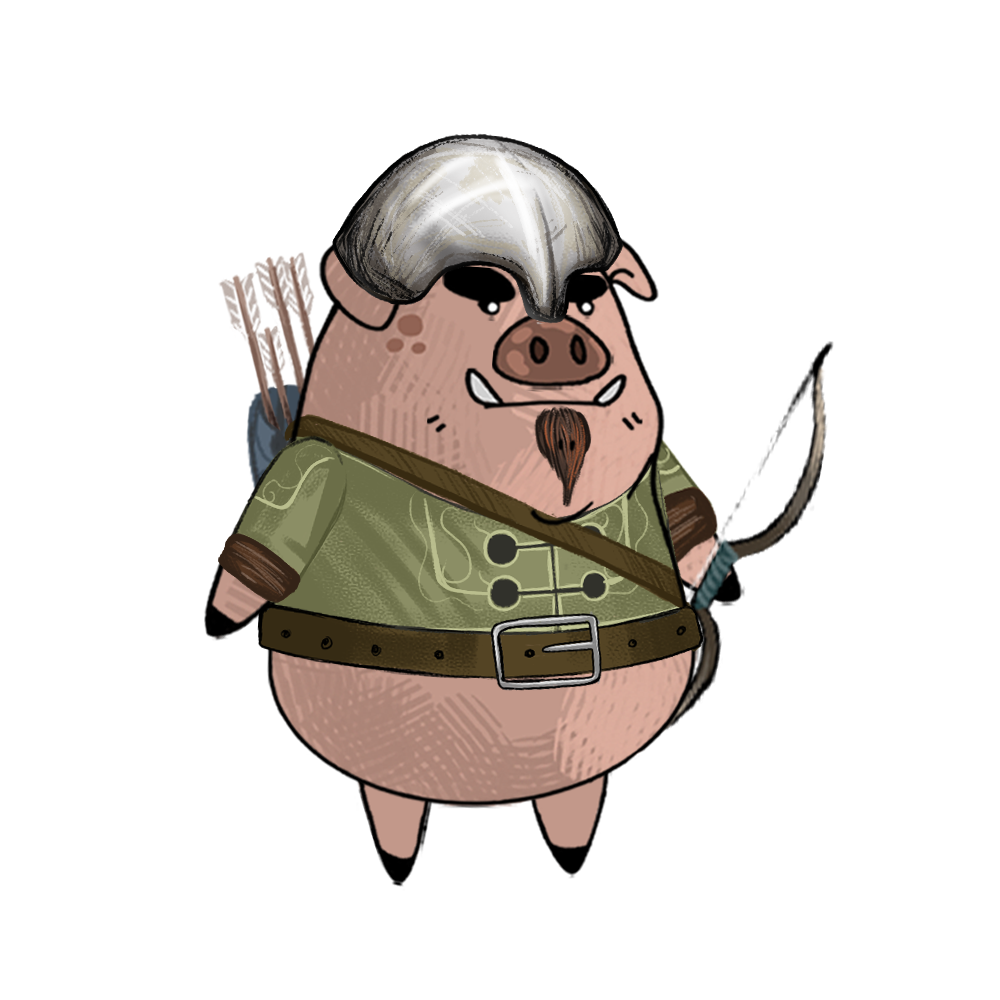
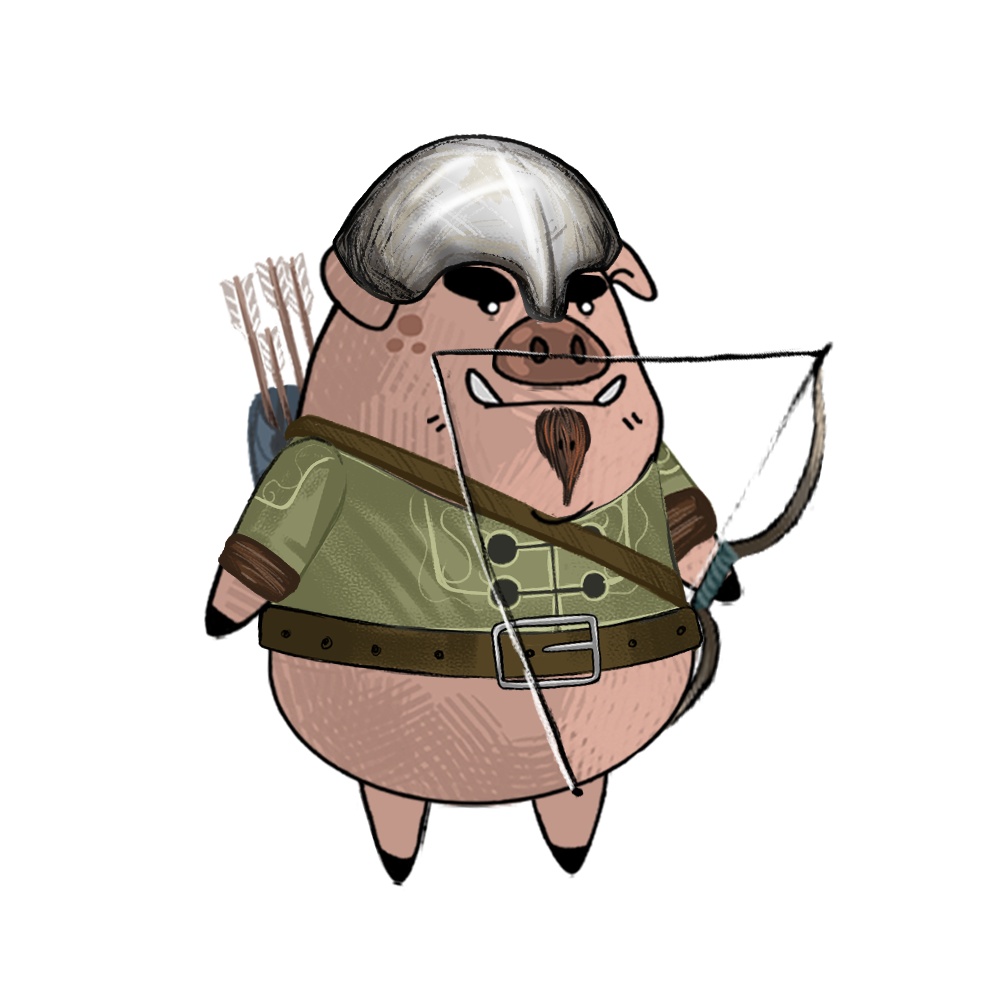
Layer changes from the first (1000, 1000) image to the second:
showed "Bowstring", painted on it over [430, 347, 824, 800]
moved "Pelvis_Belt" above "Arows_Belt" over [268, 602, 689, 691]
moved "Body_Outline" above "Body" over [268, 347, 701, 800]
